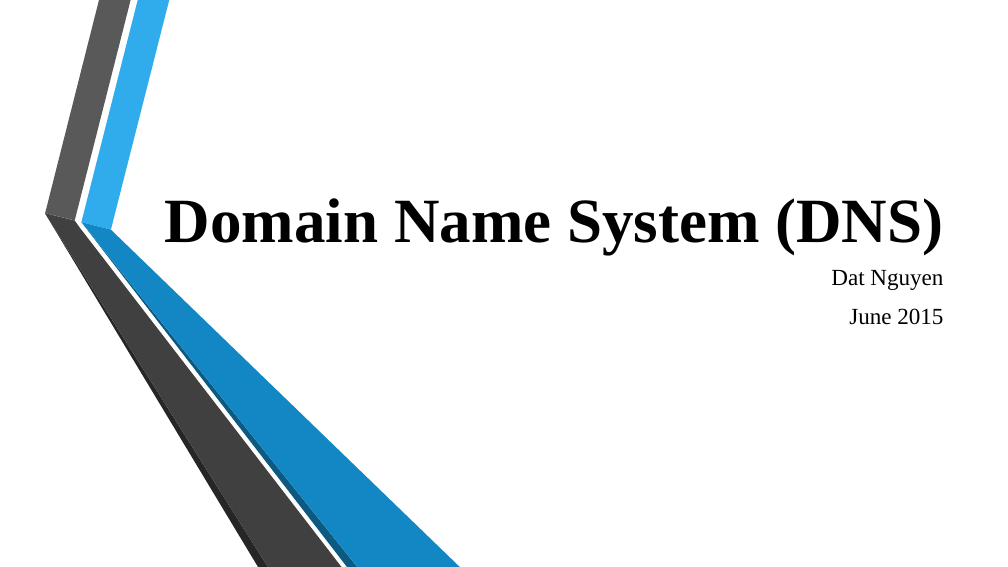
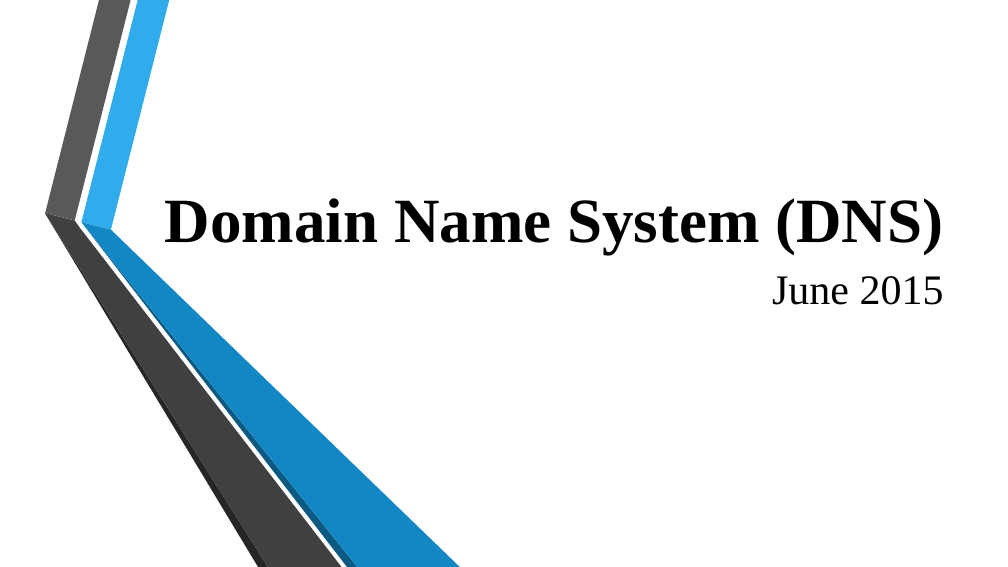
Before and after one commit to tiendatdk3493/Tai_Lieu, a slide deck: slide 1 of Domain Name System (DNS).pptx. Drawn at 1008x567 pixels with LibreOffice and Linux fonts; fonts in the diff are those of the drawing; background and template pictures are left out. Boxes give left, top, right and bottom in pixels: in the first picture for what was removed or moved away, otherwise in the second. Text is boxed around its words. In the diff, an @@ line names an element or a change of style, - is before the commit and + after.

```diff
--- a/Domain Name System (DNS).pptx
+++ b/Domain Name System (DNS).pptx
@@ subtitle "June 2015" at (772,276,944,305): size 22 to 40 pt; more space between paragraphs @@
@@ subtitle at (831,270,943,290): paragraph removed @@
-Dat Nguyen
```
Also in this commit, not shown: 3 slides added, 1 slide removed.
